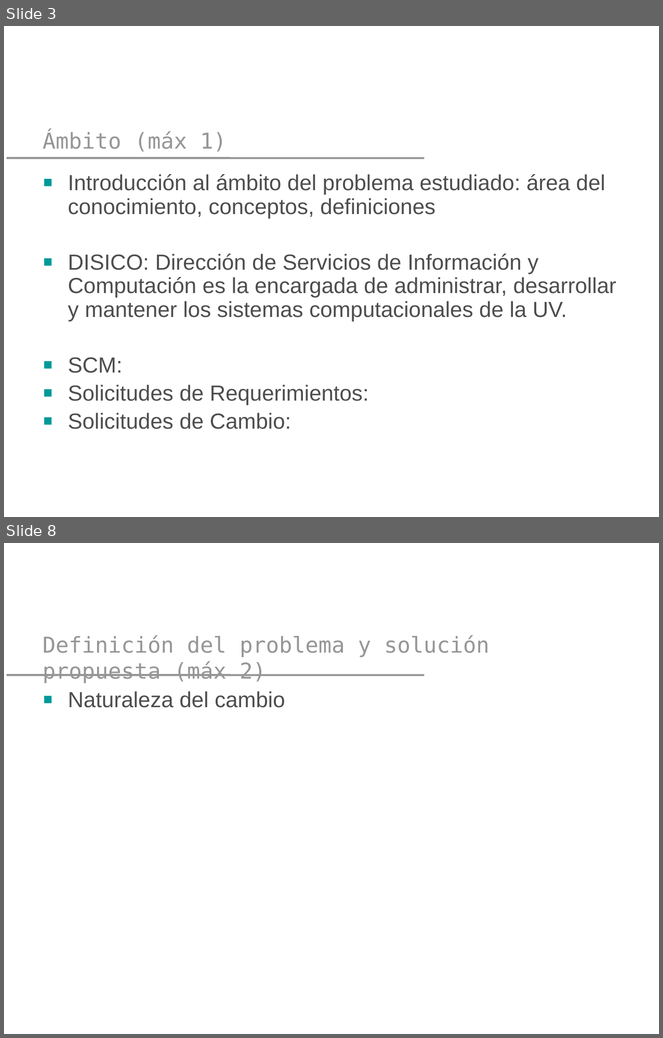
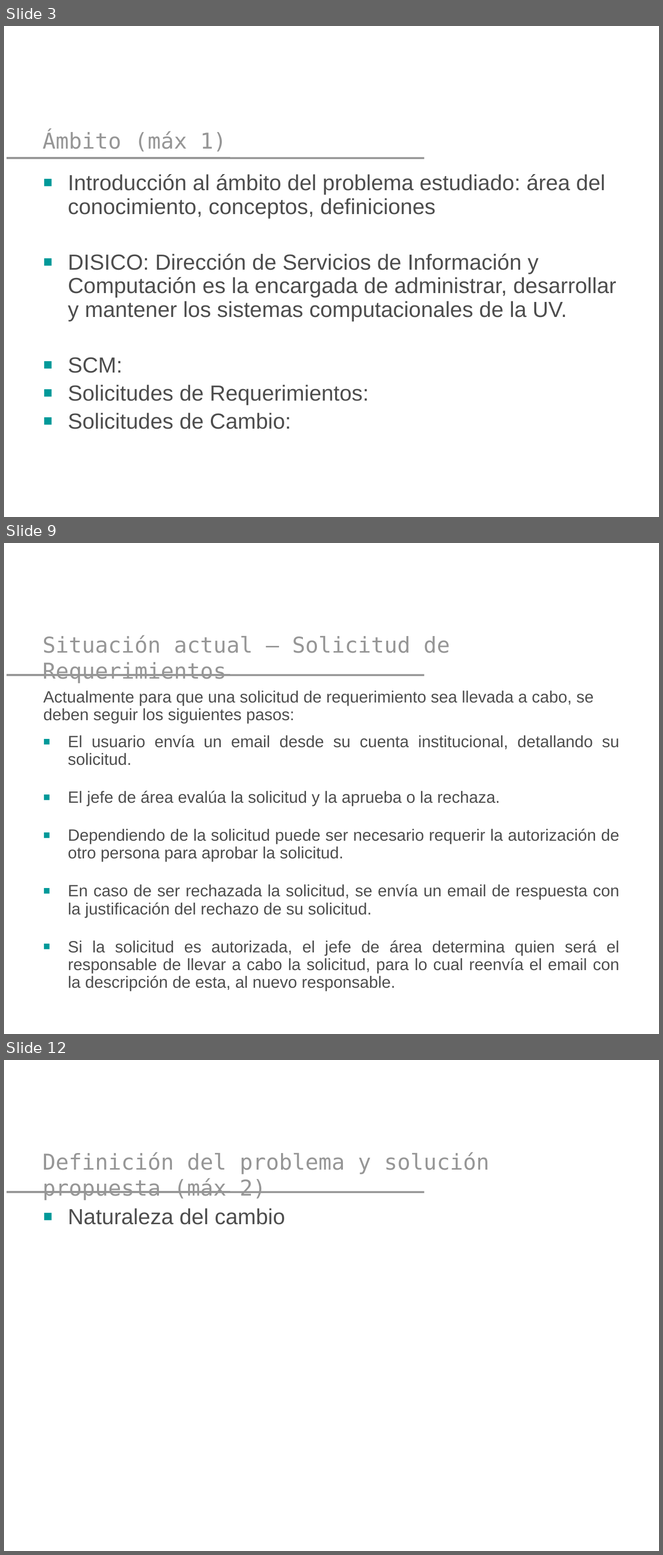
Before and after one commit to yano2h/TESIS, a slide deck: Presentaciones/Plantilla Pres 2_2012.pptx. Shown one above the other, each under a label of ours: slides 3 and 8 before the commit, slides 3, 9 and 12 after it; the slides between them are not shown. The pictures are 663x1038 and 663x1555 pixels, drawn with LibreOffice and Linux fonts; fonts in the diff are those of the drawing; background and template pictures are left out. Boxes give left, top, right and bottom in pixels: in the first picture for what was removed or moved away, otherwise in the second. Text is boxed around its words. In the diff, an @@ line names an element or a change of style, - is before the commit and + after.

```diff
--- a/Presentaciones/Plantilla Pres 2_2012.pptx
+++ b/Presentaciones/Plantilla Pres 2_2012.pptx
@@ slide 9 added at bbox=[4, 543, 659, 1034], background picture (left out); not listed: 1 template element that a slide beside it also shows @@
@@ title added at bbox=[42, 635, 450, 683], 24 pt, text #969696 @@
+Situación actual – Solicitud de Requerimientos
@@ text added at bbox=[44, 691, 620, 991], 18 pt, text #4D4D4D @@
+Actualmente para que una solicitud de requerimiento sea llevada a cabo, se deben seguir los siguientes pasos:
+■ El usuario envía un email desde su cuenta institucional, detallando su solicitud.
+■ El jefe de área evalúa la solicitud y la aprueba o la rechaza.
+■ Dependiendo de la solicitud puede ser necesario requerir la autorización de otro persona para aprobar la solicitud.
+■ En caso de ser rechazada la solicitud, se envía un email de respuesta con la justificación del rechazo de su solicitud.
+■ Si la solicitud es autorizada, el jefe de área determina quien será el responsable de llevar a cabo la solicitud, para lo cual reenvía el email con la descripción de esta, al nuevo responsable.
@@ what was slide 8 is now slide 12 @@
```
Also in this commit, not shown: 12 slides changed, 7 other slides added, 4 slides removed.
